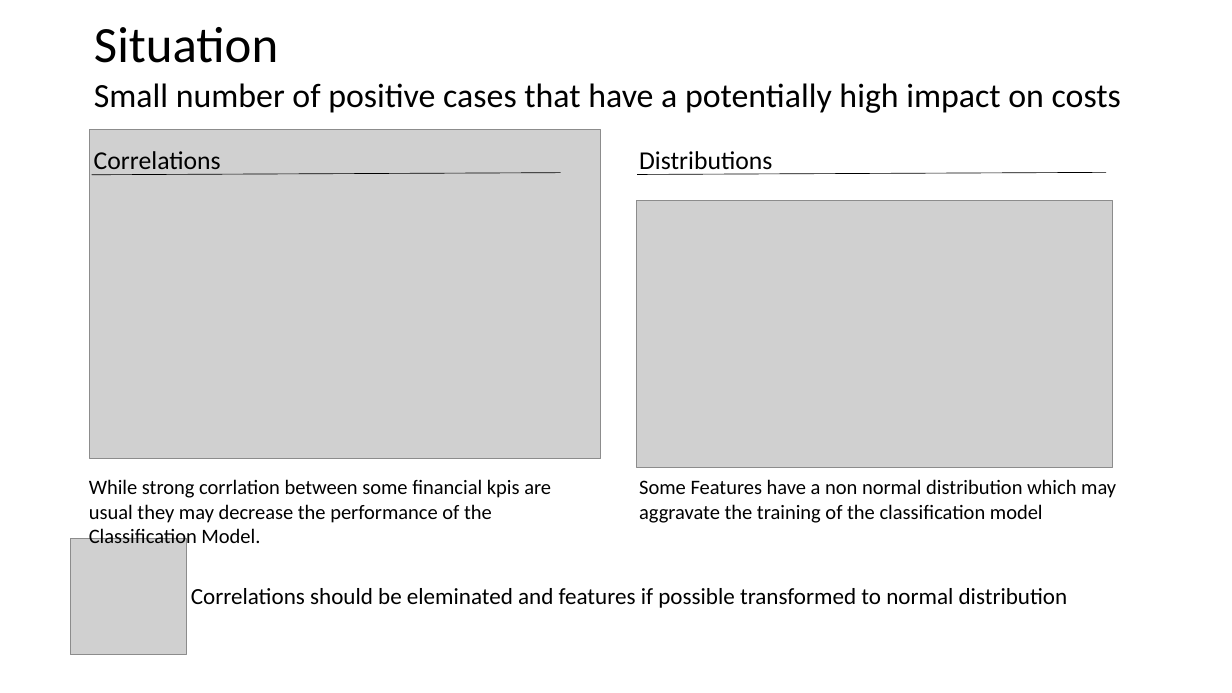
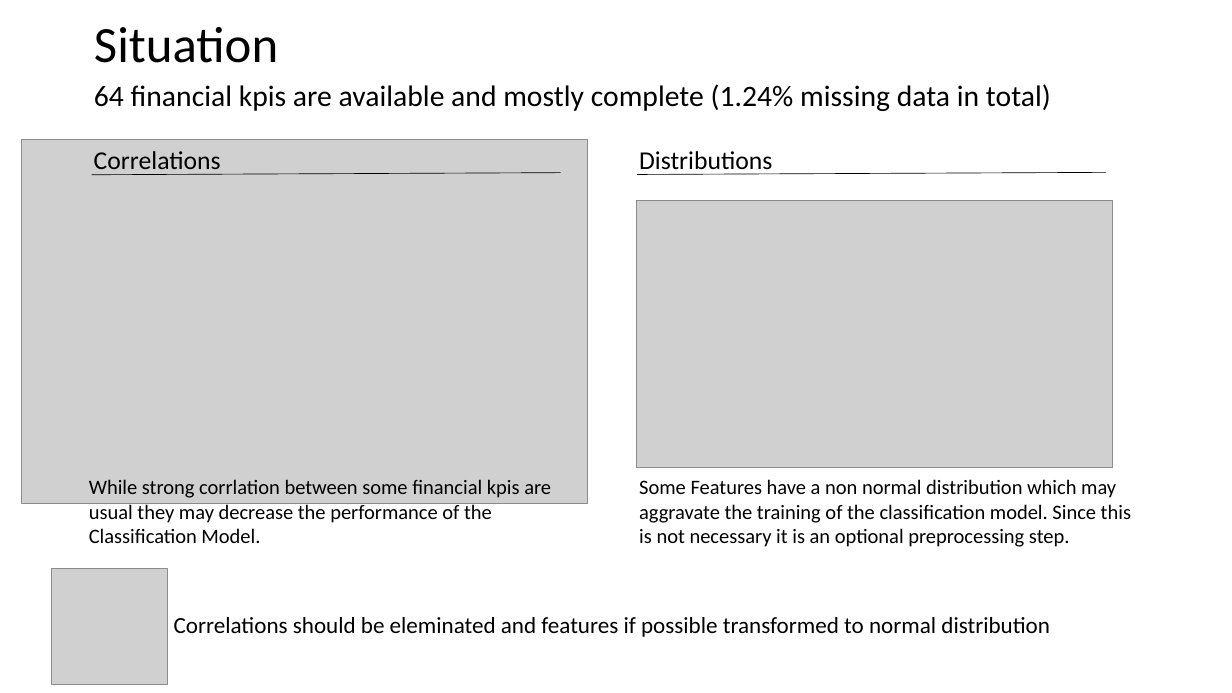
Before and after one commit to FelixKleineBoesing/InsolvencyPred, a slide deck: slide 3 of docs/final_presentation.pptx. Drawn at 1232x693 pixels with LibreOffice and Linux fonts; fonts in the diff are those of the drawing; grey boxes stand for pictures. Boxes give left, top, right and bottom in pixels: in the first picture for what was removed or moved away, otherwise in the second. Text is boxed around its words. In the diff, an @@ line names an element or a change of style, - is before the commit and + after.

```diff
--- a/docs/final_presentation.pptx
+++ b/docs/final_presentation.pptx
@@ text at box(94, 84, 1051, 111): text changed; size 26.4 to 23.1 pt @@
-Small number of positive cases that have a potentially high impact on costs
+64 financial kpis are available and mostly complete (1.24% missing data in total)
@@ picture: place and size @@
-picture at box(90, 130, 601, 459)
+picture at box(22, 140, 588, 503)
@@ text at box(639, 479, 1131, 547): text changed @@
-Some Features have a non normal distribution which may aggravate the training of the classification model
+Some Features have a non normal distribution which may aggravate the training of the classification model. Since this is not necessary it is an optional preprocessing step.
@@ picture: place and size @@
-picture at box(70, 539, 187, 655)
+picture at box(51, 568, 167, 685)
@@ text "Correlations should be eleminated and ...": place and size @@
-text "Correlations should be eleminated and ..." at box(191, 588, 1068, 608)
+text "Correlations should be eleminated and ..." at box(174, 617, 1050, 637)
```
Also in this commit, not shown: 3 other slides changed, 6 slides added, 4 slides removed, 3 other files.
